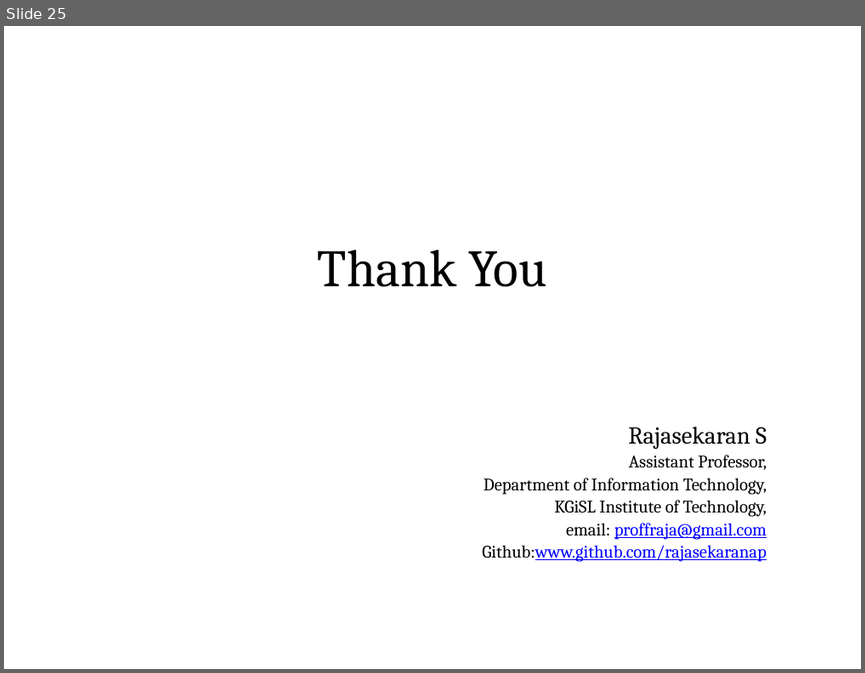
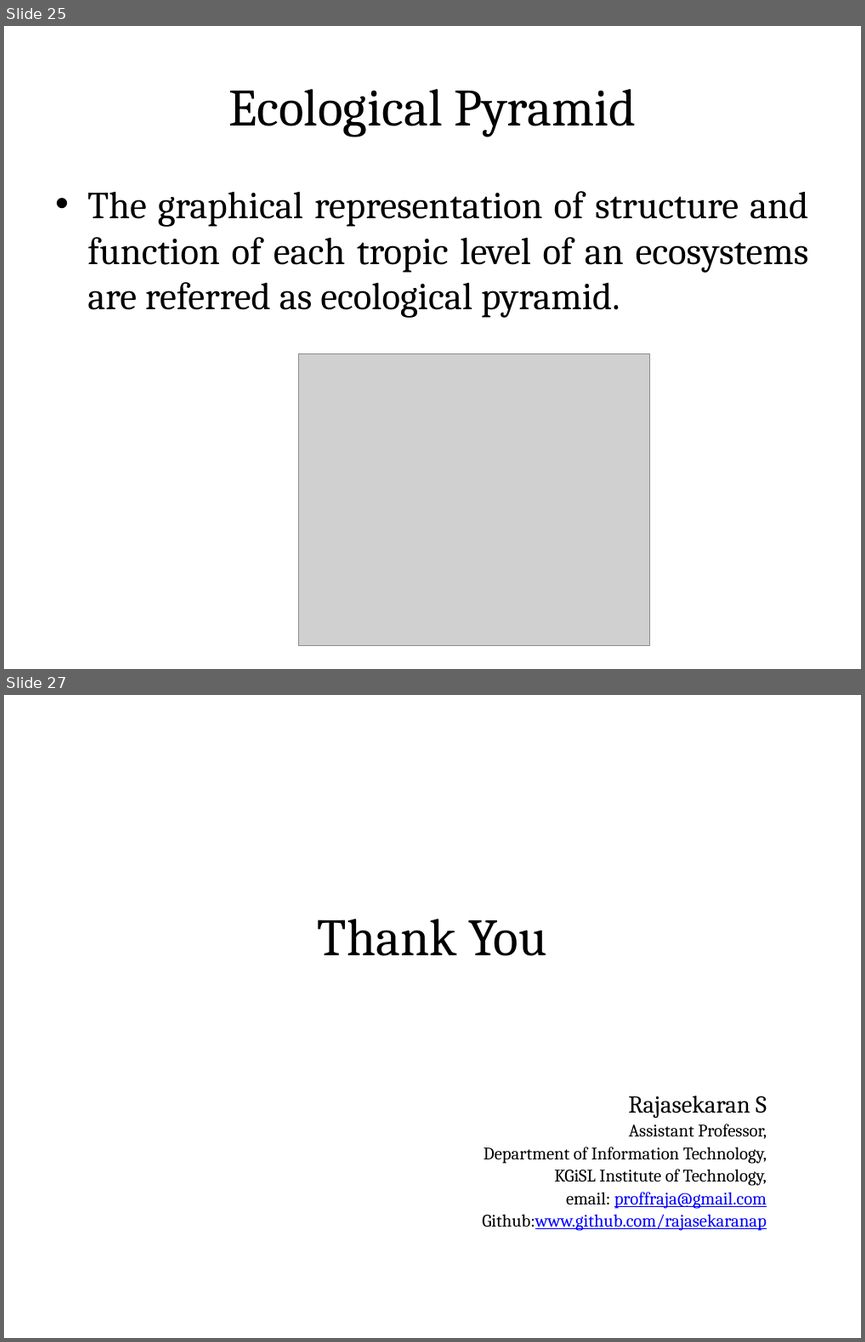
Before and after one commit to rajasekaran36/GE8291-Environmental-Science-and-Engineering, a slide deck: Slides/GE8291-U1.pptx. Shown one above the other, each under a label of ours: slide 25 before the commit, slides 25 and 27 after it; the slides between them are not shown. The pictures are 865x673 and 865x1342 pixels, drawn with LibreOffice and Linux fonts; fonts in the diff are those of the drawing; grey boxes stand for pictures. Boxes give left, top, right and bottom in pixels: in the first picture for what was removed or moved away, otherwise in the second. Text is boxed around its words. In the diff, an @@ line names an element or a change of style, - is before the commit and + after.

Commit message:
Last Update 18-12-2018 10:22:49.15

```diff
--- a/Slides/GE8291-U1.pptx
+++ b/Slides/GE8291-U1.pptx
@@ slide 25 added at <box>4,26,861,669</box>, background #FFFFFF @@
@@ title added at <box>46,52,818,159</box>, fill gradient #DAFDA7 to #E4FCC2 to #F5FFE7, outline #98B955 0.75 pt, 44 pt, text #000000 @@
+Ecological Pyramid
@@ text added at <box>87,191,809,318</box>, 32 pt, text #000000 @@
+• The graphical representation of structure and function of each tropic level of an ecosystems are referred as ecological pyramid.
@@ picture added at <box>299,354,649,646</box> @@
@@ what was slide 25 is now slide 27 @@
```
Also in this commit, not shown: 1 other slide added.
